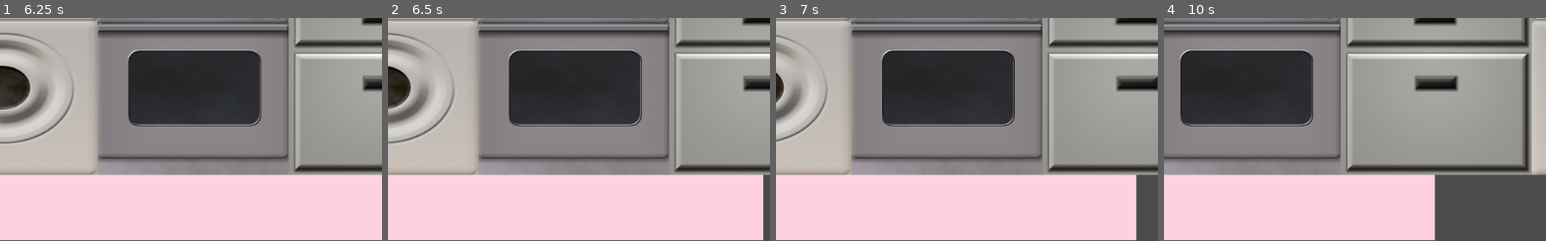
Above: before the commit, frames 1-4 (left to right).
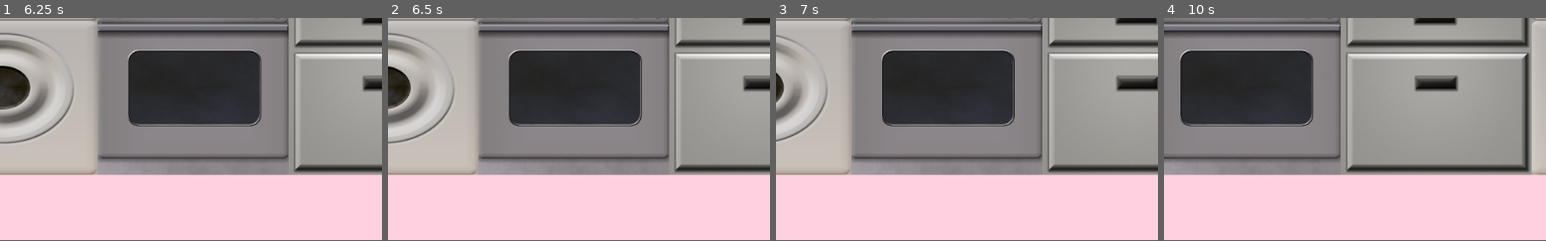
Above: after the commit, the same moments.

Repository: winnerbyhabit/bifigamejam18
Game: Godot game, scene res://Menu.tscn
Same seed, same stepped clock (60 frames per second), same inputs: the game is played once before the commit and once after it.
Inputs:
- Up to frame 1 (6.25 s): click "Spiel starten" at 0.5 s; hold Right (player_right) 1.28-2.03 s; hold Space (player_hit) 1.28-2.03 s; hold Left (player_left) 2.03-2.78 s; tap Space (player_hit) at 2.1, 3.6, 5.1 s; hold Space (player_hit) 2.78-3.53 s; hold Right (player_right) 2.78-4.28 s; hold Space (player_hit) 4.28-5.03 s; hold Left (player_left) from 4.28 s (still down); hold Space (player_hit) from 5.78 s (still down)
- Up to frame 2 (6.5 s): keep holding Left (player_left); keep holding Space (player_hit)
- Up to frame 3 (7 s): release Left (player_left) at 6.53 s; release Space (player_hit) at 6.53 s; hold Right (player_right) from 6.53 s (still down); tap Space (player_hit) at 6.6 s
- Up to frame 4 (10 s): hold Space (player_hit) 7.28-8.03 s; tap Space (player_hit) at 8.1, 9.6 s; release Right (player_right) at 8.78 s; hold Space (player_hit) 8.78-9.53 s; hold Left (player_left) from 8.78 s (still down)
The pictures show only the part of the screen within x 50-100%, y 50-100%; the shares and areas given below are measured in that part.

Frame 1 is identical in both runs. In frame 2, 0.5% of the frame differs, in the area x 98-100%, y 70-100%; in frame 3, 1.7%; in frame 4, 8.7%, in the area x 70-100%, y 70-100%.

Commit message:
boden scrollt jetzt mit

Diff:
--- a/Level.gd
+++ b/Level.gd
@@ -23,9 +23,11 @@
 	if int(old_player_pos.x / $TileMap.cell_size.x) < int($Player.position.x / $TileMap.cell_size.x):
 		$TileMap.set_next_tile(1)
 		$bg.position.x += $TileMap.cell_size.x
+		$bg_floor.position.x += $TileMap.cell_size.x
 	if int(old_player_pos.x / $TileMap.cell_size.x) > int($Player.position.x / $TileMap.cell_size.x):
 		$TileMap.set_next_tile(-1)
 		$bg.position.x -= $TileMap.cell_size.x
+		$bg_floor.position.x -= $TileMap.cell_size.x
 	old_player_pos = $Player.position
 	spawn_bottle(delta)
 
